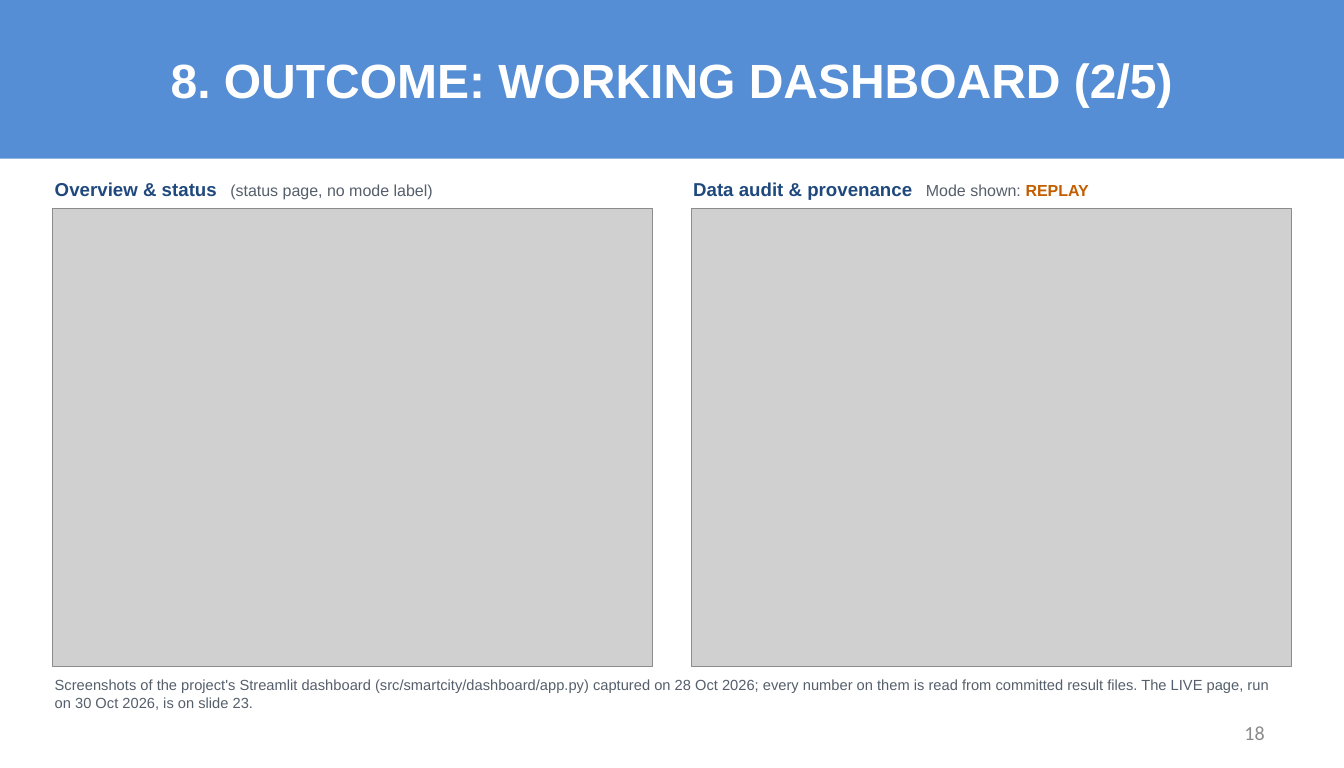
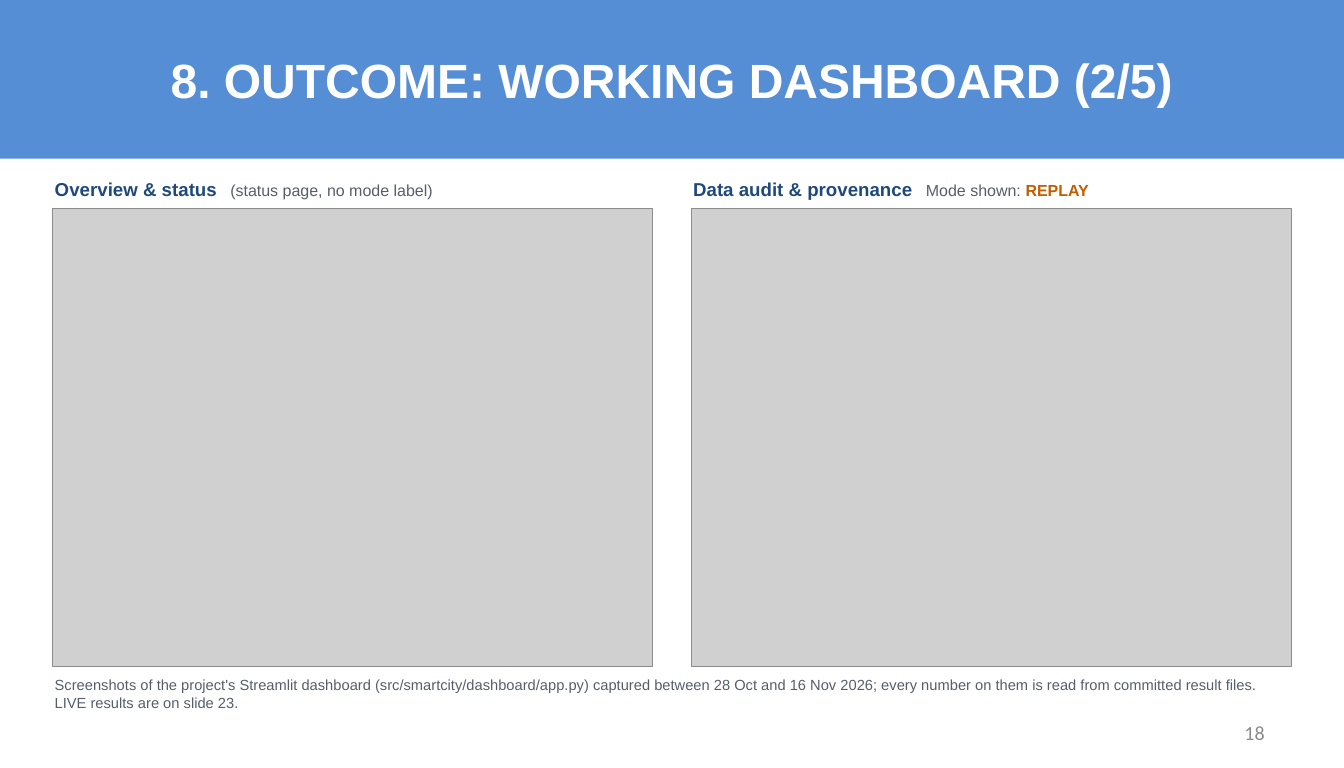
Before and after one commit to sricharansk/Major-Project, a slide deck: slide 18 of presentation/Final_Review_S_K_Sricharan_25MML1010.pptx. Drawn at 1344x768 pixels with LibreOffice and Linux fonts; fonts in the diff are those of the drawing; grey boxes stand for pictures. Boxes give left, top, right and bottom in pixels: in the first picture for what was removed or moved away, otherwise in the second. Text is boxed around its words. In the diff, an @@ line names an element or a change of style, - is before the commit and + after.

```diff
--- a/presentation/Final_Review_S_K_Sricharan_25MML1010.pptx
+++ b/presentation/Final_Review_S_K_Sricharan_25MML1010.pptx
@@ text at <box>55,679,1256,708</box>: text changed @@
-Screenshots of the project's Streamlit dashboard (src/smartcity/dashboard/app.py) captured on 28 Oct 2026; every number on them is read from committed result files. The LIVE page, run on 30 Oct 2026, is on slide 23.
+Screenshots of the project's Streamlit dashboard (src/smartcity/dashboard/app.py) captured between 28 Oct and 16 Nov 2026; every number on them is read from committed result files. LIVE results are on slide 23.
```
Also in this commit, not shown: 6 other slides changed, 8 other files.
